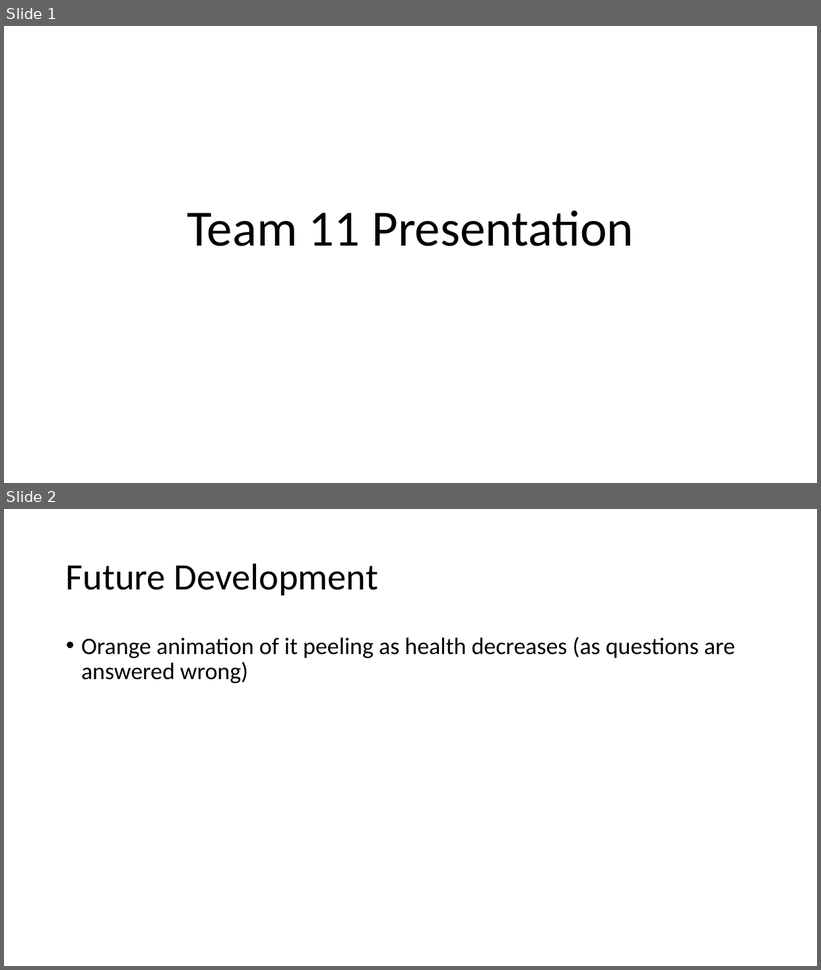
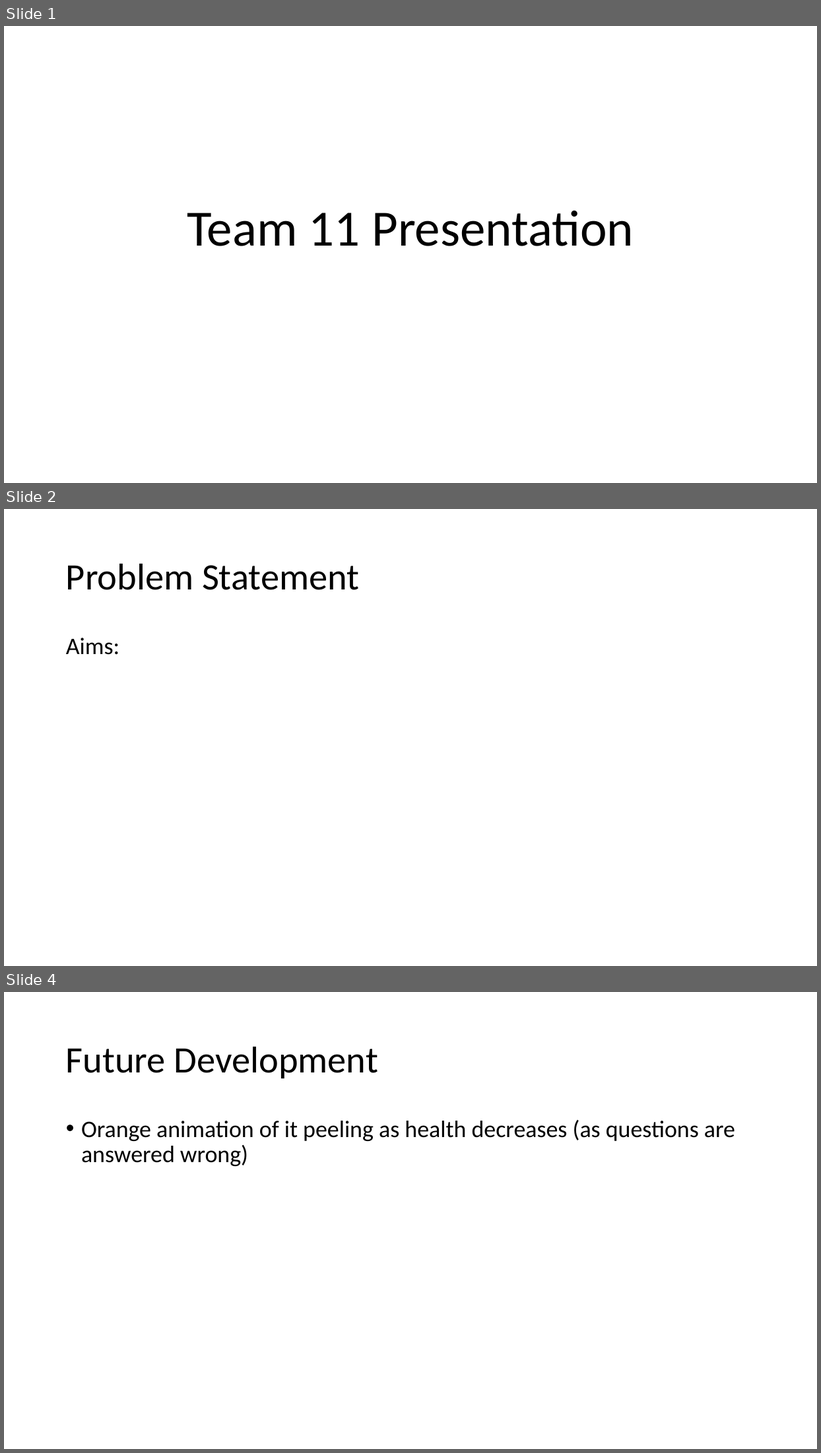
Before and after one commit to Ldn2016/team-11, a slide deck: _presentation/Team 11 Presentation.pptx. Shown one above the other, each under a label of ours: slides 1 and 2 before the commit, slides 1, 2 and 4 after it; the slides between them are not shown. The pictures are 821x970 and 821x1453 pixels, drawn with LibreOffice and Linux fonts; fonts in the diff are those of the drawing. Boxes give left, top, right and bottom in pixels: in the first picture for what was removed or moved away, otherwise in the second. Text is boxed around its words. In the diff, an @@ line names an element or a change of style, - is before the commit and + after.

```diff
--- a/_presentation/Team 11 Presentation.pptx
+++ b/_presentation/Team 11 Presentation.pptx
@@ slide 2 added at bbox=[4, 509, 817, 966], background #FFFFFF @@
@@ title added at bbox=[66, 563, 359, 590], 44 pt, text #000000 @@
+Problem Statement
@@ text added at bbox=[66, 638, 120, 655], 28 pt, text #000000 @@
+Aims:
@@ what was slide 2 is now slide 4 @@
```
Also in this commit, not shown: 1 slide changed, 2 other slides added.
